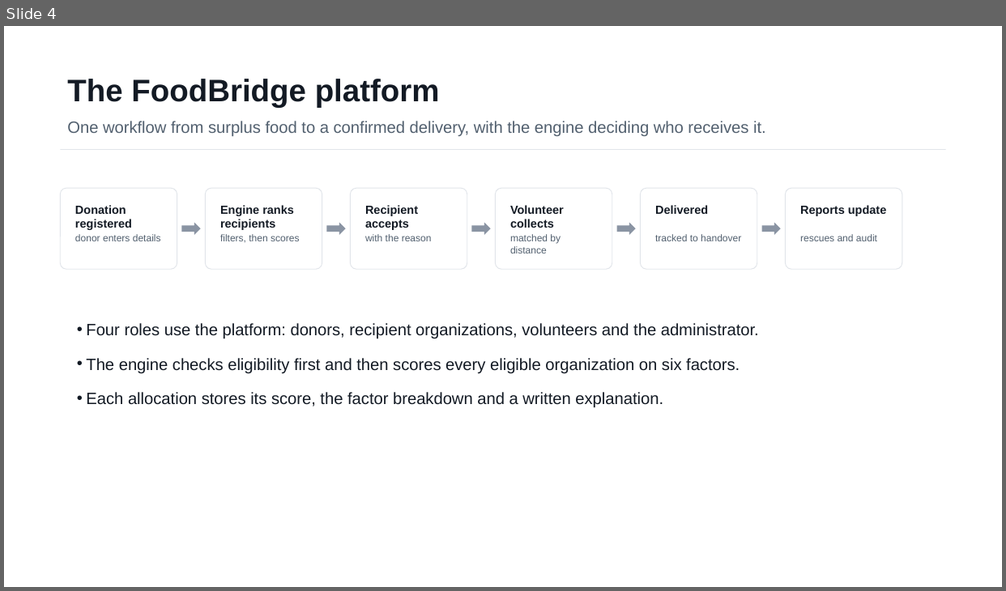
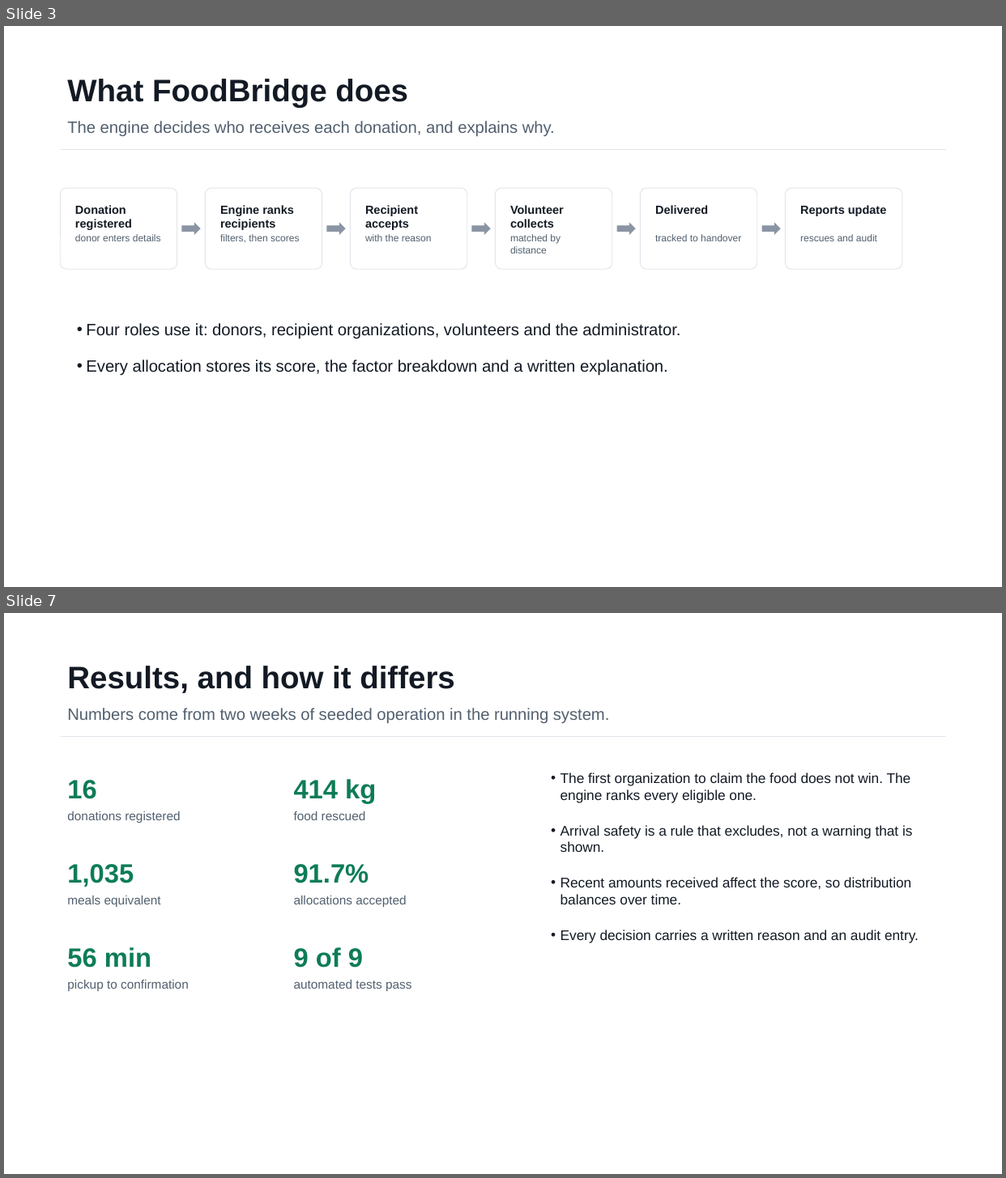
Before and after one commit to AdiByte5/FoodBridge, a slide deck: docs/FoodBridge_Project_Review.pptx. Shown one above the other, each under a label of ours: slide 4 before the commit, slides 3 and 7 after it; the slides between them are not shown. The pictures are 1006x591 and 1006x1178 pixels, drawn with LibreOffice and Linux fonts; fonts in the diff are those of the drawing. Boxes give left, top, right and bottom in pixels: in the first picture for what was removed or moved away, otherwise in the second. Text is boxed around its words. In the diff, an @@ line names an element or a change of style, - is before the commit and + after.

```diff
--- a/docs/FoodBridge_Project_Review.pptx
+++ b/docs/FoodBridge_Project_Review.pptx
@@ slide 7 added at [4, 613, 1002, 1174], background #FFFFFF @@
@@ text added at [67, 666, 455, 693], 30 pt, text #131A24, bold @@
+Results, and how it differs
@@ text added at [67, 708, 609, 723], 15.8 pt, text #52606F @@
+Numbers come from two weeks of seeded operation in the running system.
@@ rectangle added at [60, 736, 946, 737], fill #E1E5EA @@
@@ text added at [67, 780, 96, 799], 25.5 pt, text #0E7C57, bold @@
+16
@@ text added at [294, 779, 376, 804], 25.5 pt, text #0E7C57, bold @@
+414 kg
@@ text added at [560, 773, 918, 943], 13.5 pt, text #131A24 @@
+• The first organization to claim the food does not win. The engine ranks every eligible one.
+• Arrival safety is a rule that excludes, not a warning that is shown.
+• Recent amounts received affect the score, so distribution balances over time.
+• Every decision carries a written reason and an audit entry.
@@ text added at [67, 811, 180, 823], 12 pt, text #52606F @@
+donations registered
@@ text added at [294, 811, 366, 820], 12 pt, text #52606F @@
+food rescued
@@ text added at [67, 864, 134, 887], 25.5 pt, text #0E7C57, bold @@
+1,035
@@ text added at [294, 864, 369, 884], 25.5 pt, text #0E7C57, bold @@
+91.7%
@@ text added at [67, 896, 161, 907], 12 pt, text #52606F @@
+meals equivalent
@@ text added at [294, 896, 406, 907], 12 pt, text #52606F @@
+allocations accepted
@@ text added at [67, 948, 151, 968], 25.5 pt, text #0E7C57, bold @@
+56 min
@@ text added at [294, 948, 363, 968], 25.5 pt, text #0E7C57, bold @@
+9 of 9
@@ text added at [67, 980, 189, 991], 12 pt, text #52606F @@
+pickup to confirmation
@@ text added at [294, 980, 411, 991], 12 pt, text #52606F @@
+automated tests pass
@@ what was slide 4 is now slide 3 @@
@@ slide 3 changed as well @@
@@ text at [67, 79, 408, 107]: text changed @@
-The FoodBridge platform
+What FoodBridge does
@@ text at [67, 121, 555, 136]: text changed @@
-One workflow from surplus food to a confirmed delivery, with the engine deciding who receives it.
+The engine decides who receives each donation, and explains why.
@@ text at [86, 323, 680, 376]: text changed @@
-• Four roles use the platform: donors, recipient organizations, volunteers and the administrator.
-• The engine checks eligibility first and then scores every eligible organization on six factors.
-• Each allocation stores its score, the factor breakdown and a written explanation.
+• Four roles use it: donors, recipient organizations, volunteers and the administrator.
+• Every allocation stores its score, the factor breakdown and a written explanation.
```
Also in this commit, not shown: 4 other slides changed, 2 other slides added, 15 slides removed, 1 other file.
